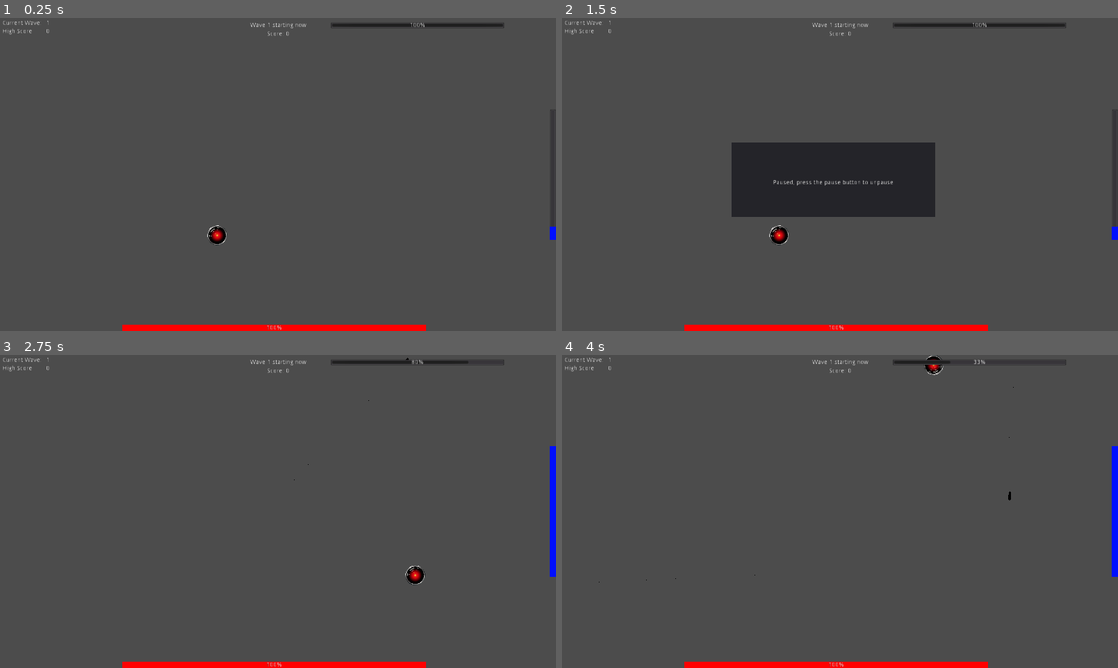
Above: before the commit, frames 1-4 (two rows, left to right).
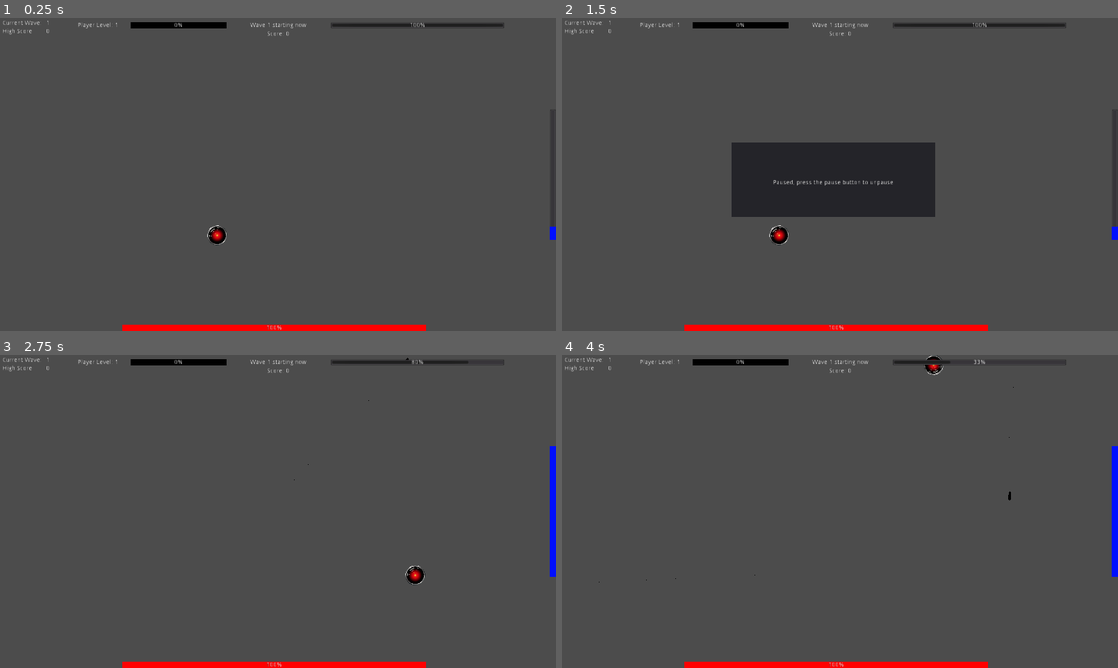
Above: after the commit, the same moments.

Repository: Noviv/BismarkUnchained
Game: Godot game, scene res://scenes/Main/Main.tscn
Two runs of this game, one before a commit and one after it. Both use one fixed random seed, a clock stepped at 60 frames per second and the inputs below. This scene is started directly instead of the project's main scene.
Inputs (mouse positions are in pixels of both pictures, inside the frame that each line leads up to):
- Up to frame 1 (0.25 s): no input
- Up to frame 2 (1.5 s): tap Enter at 0.5 s; move the mouse to (962, 158) at 0.52 s; press the mouse at (962, 158) at 0.53 s; hold D (player_right) 0.53-1.28 s; tap Space at 1.25 s; move the mouse to (728, 190) at 1.27 s; release the mouse at (728, 190) at 1.28 s; hold S (player_down) from 1.28 s (still down); click (728, 190) at 1.35 s
- Up to frame 3 (2.75 s): tap Enter at 2 s; move the mouse to (333, 442) at 2.02 s; release S (player_down) at 2.03 s; press the mouse at (333, 442) at 2.03 s; hold D (player_right) from 2.03 s (still down)
- Up to frame 4 (4 s): move the mouse to (812, 574) at 2.77 s; release D (player_right) at 2.78 s; release the mouse at (812, 574) at 2.78 s; hold W (player_up) 2.78-3.53 s; click (812, 574) at 2.85 s; move the mouse to (1006, 558) at 3.52 s; press the mouse at (1006, 558) at 3.53 s; hold A (player_left) from 3.53 s (still down)

The runs differ from the first frame. In frame 1, 0.4% of the frame differs, in the area x 14-41%, y 1-4%; in frame 2, 0.4%; in frame 3, 0.4%; in frame 4, 0.4%.

Commit message:
Added persistent leveling system

Diff:
--- a/BismarkUnchained/scenes/Main/Main.gd
+++ b/BismarkUnchained/scenes/Main/Main.gd
@@ -27,6 +27,7 @@
 
 func up_score(points):
 	score += points
+	get_node("/root/Main/Player/PlayerBody").update_exp(points)
 	WUI.get_node("Score").set_text(String(score))
 
 func _process(delta):
--- a/BismarkUnchained/scenes/Player/Player.gd
+++ b/BismarkUnchained/scenes/Player/Player.gd
@@ -18,6 +18,8 @@
 
 # Player attribute variables
 var health = 100
+var experience = 0
+var level = 1
 
 func damage():
 	health -= 5
@@ -74,6 +76,32 @@
 			get_node("/root/Main/UI/WeaponRecharge").value = 0
 	get_node("/root/Main/UI/WeaponRecharge").value = 100 * (get_node("/root/Main").time_elapsed - time_last_shot) / time_to_shoot
 
+func update_exp(exp_val):
+	experience += exp_val
+	while experience >= exp_req(level + 1):
+		level += 1
+	get_node("/root/Main/UI/ExpReq").value = 100 * (experience - exp_req(level)) / (exp_req(level + 1) - exp_req(level))
+	get_node("/root/Main/UI/LevelLabel").text = "Player Level: " + str(level)
+
+func exp_req(next_level):
+	return 500 * pow(next_level, 2) - 500 * next_level
+
+func save():
+	var save_dict = {
+		"experience" : experience,
+	}
+	var save_file = File.new()
+	save_file.open("res://bismarkunchained.sav", File.WRITE)
+	save_file.store_line(to_json(save_dict))
+	save_file.close()
+
+func _ready():
+	var save_file = File.new()
+	if save_file.file_exists("res://bismarkunchained.sav"):
+		save_file.open("res://bismarkunchained.sav", File.READ)
+		var line = parse_json(save_file.get_line())
+		update_exp(line.experience)
+
 func _process(delta):
 	move_translate(delta)
 	move_rotate()
--- a/BismarkUnchained/scenes/UI/InGameUI.tscn
+++ b/BismarkUnchained/scenes/UI/InGameUI.tscn
@@ -1,9 +1,15 @@
-[gd_scene load_steps=4 format=2]
+[gd_scene load_steps=6 format=2]
 
 [sub_resource type="StyleBoxFlat" id=1]
 bg_color = Color( 1, 0, 0, 1 )
 
 [sub_resource type="StyleBoxLine" id=2]
+
+[sub_resource type="StyleBoxFlat" id=4]
+bg_color = Color( 0, 0.392157, 0, 1 )
+
+[sub_resource type="StyleBoxFlat" id=5]
+bg_color = Color( 0, 0, 0, 1 )
 
 [sub_resource type="StyleBoxFlat" id=3]
 bg_color = Color( 0, 0.0627451, 1, 1 )
@@ -90,6 +96,25 @@
 margin_bottom = 24.0
 value = 100.0
 
+[node name="ExpReq" type="ProgressBar" parent="."]
+margin_left = 300.0
+margin_top = 10.0
+margin_right = 520.0
+margin_bottom = 24.0
+custom_styles/fg = SubResource( 4 )
+custom_styles/bg = SubResource( 5 )
+
+[node name="LevelLabel" type="Label" parent="."]
+margin_left = 170.0
+margin_top = 10.0
+margin_right = 280.0
+margin_bottom = 30.0
+text = "Player Level: 1"
+align = 1
+__meta__ = {
+"_edit_use_anchors_": false
+}
+
 [node name="TimeDelta" type="ProgressBar" parent="."]
 margin_left = 1265.0
 margin_top = 510.0
--- a/BismarkUnchained/scenes/WaveHandler/WaveHandler.gd
+++ b/BismarkUnchained/scenes/WaveHandler/WaveHandler.gd
@@ -63,6 +63,7 @@
 	pass
 
 func spawn_enemies():
+	get_node("/root/Main/Player/PlayerBody").save()
 	var enemy_count = wave_num
 	while enemy_count > 0:
 		var x = rng.randi_range(50, 1150)
